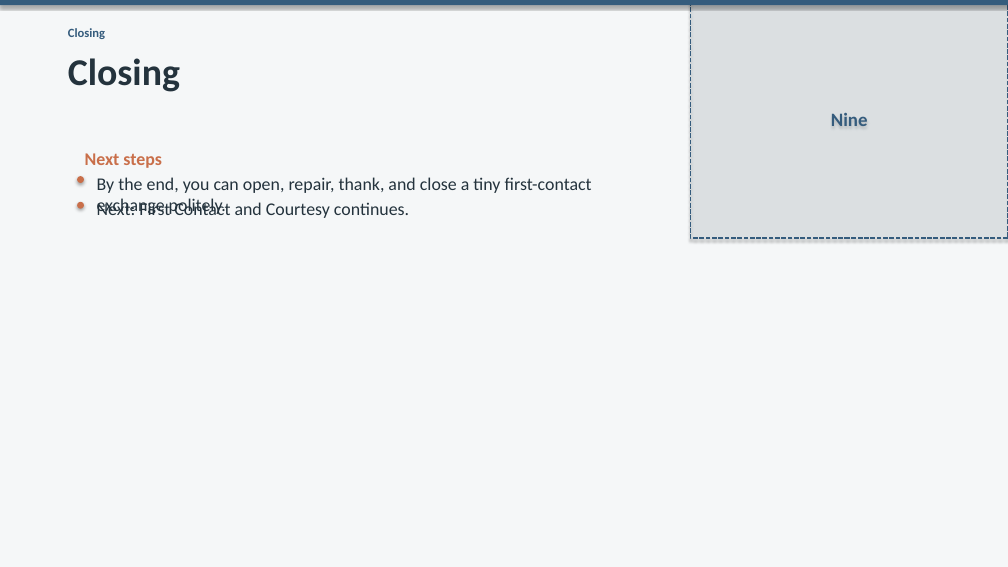
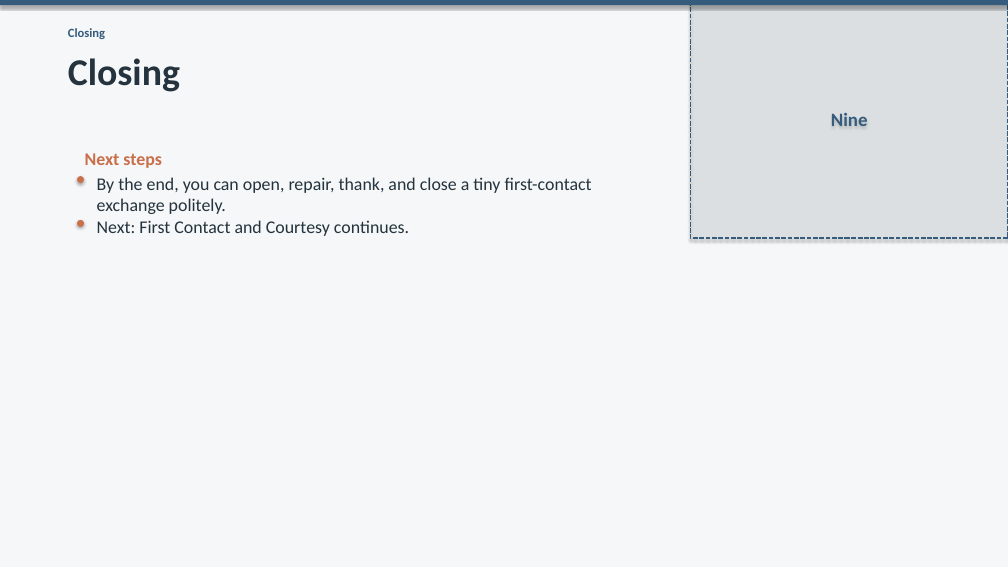
Before and after one commit to OTFTCS/thai-nine, a slide deck: slide 10 of course/modules/M01/L001/M01-L001-canva-deck.pptx. Drawn at 1008x567 pixels with LibreOffice and Linux fonts; fonts in the diff are those of the drawing. Boxes give left, top, right and bottom in pixels: in the first picture for what was removed or moved away, otherwise in the second. Text is boxed around its words. In the diff, an @@ line names an element or a change of style, - is before the commit and + after.

```diff
--- a/course/modules/M01/L001/M01-L001-canva-deck.pptx
+++ b/course/modules/M01/L001/M01-L001-canva-deck.pptx
@@ ellipse: place and size @@
-ellipse at [77, 202, 84, 209]
+ellipse at [77, 220, 84, 227]
@@ text "Next: First Contact and Courtesy ...": place and size @@
-text "Next: First Contact and Courtesy ..." at [97, 201, 409, 218]
+text "Next: First Contact and Courtesy ..." at [97, 220, 409, 236]
```
Also in this commit, not shown: 2 other slides changed, 3 other files.
